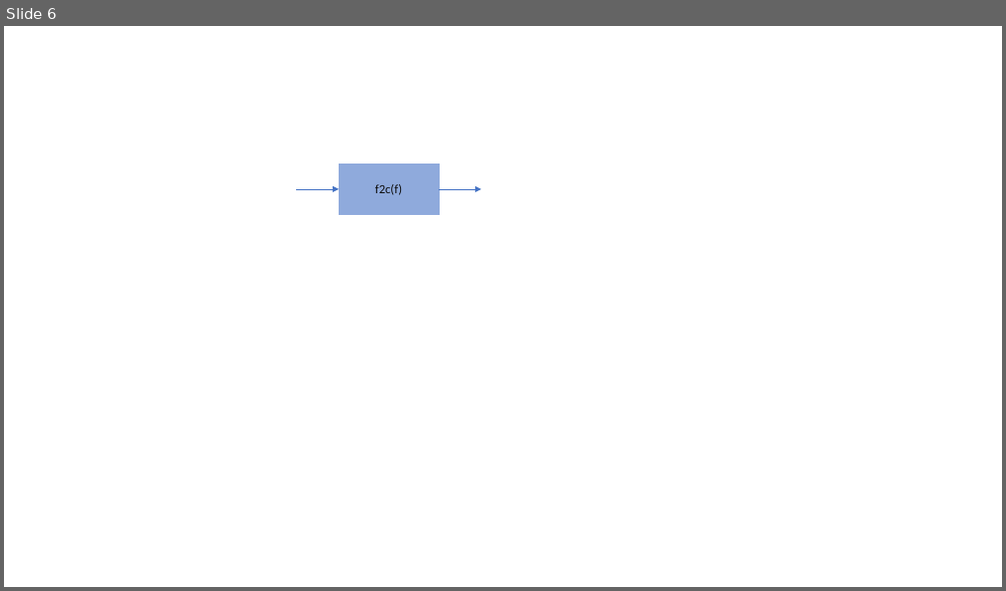
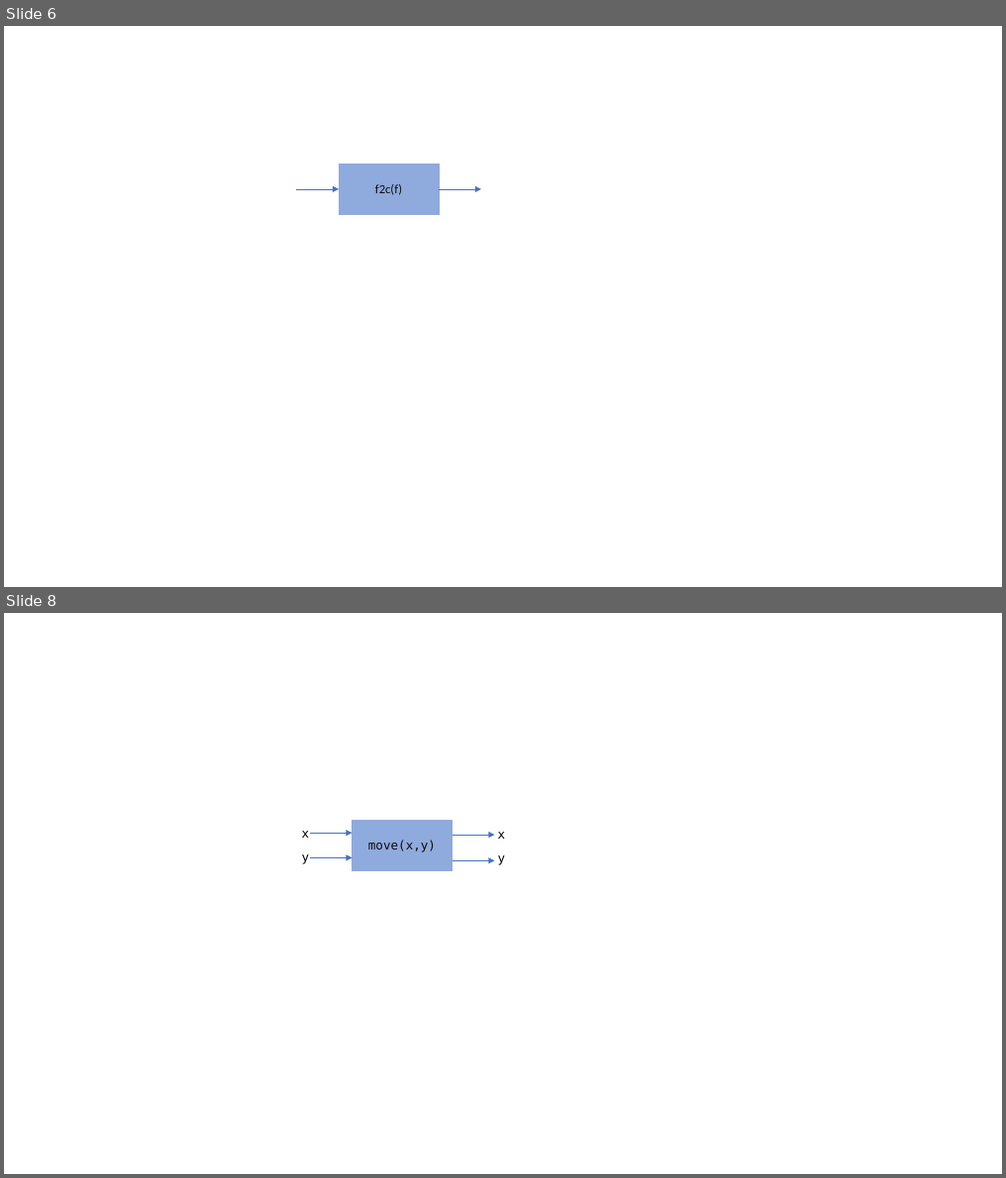
Before and after one commit to edharcourt/CS140, a slide deck: images/pygame_rect_window.pptx. Shown one above the other, each under a label of ours: slide 6 before the commit, slides 6 and 8 after it; the slides between them are not shown. The pictures are 1006x591 and 1006x1178 pixels, drawn with LibreOffice and Linux fonts; fonts in the diff are those of the drawing. Boxes give left, top, right and bottom in pixels: in the first picture for what was removed or moved away, otherwise in the second. Text is boxed around its words. In the diff, an @@ line names an element or a change of style, - is before the commit and + after.

```diff
--- a/images/pygame_rect_window.pptx
+++ b/images/pygame_rect_window.pptx
@@ slide 8 added at [4, 613, 1002, 1174], background #FFFFFF @@
@@ rectangle added at [352, 820, 452, 871], fill #8FAADC, outline #8FAADC 1 pt, 12 pt, text #0D0D0D @@
+move(x,y)
@@ text added at [302, 831, 310, 838], 12 pt, text #000000 @@
+x
@@ arrow added from (310, 833) to (352, 833), #4472C4 0.5 pt @@
@@ arrow added from (452, 835) to (494, 835), #4472C4 0.5 pt @@
@@ text added at [498, 832, 506, 839], 12 pt, text #000000 @@
+x
@@ text added at [302, 855, 310, 864], 12 pt, text #000000 @@
+y
@@ arrow added from (310, 858) to (352, 858), #4472C4 0.5 pt @@
@@ arrow added from (452, 861) to (494, 861), #4472C4 0.5 pt @@
@@ text added at [498, 856, 506, 865], 12 pt, text #000000 @@
+y
```
Also in this commit, not shown: 1 other slide added, 3 other files.
